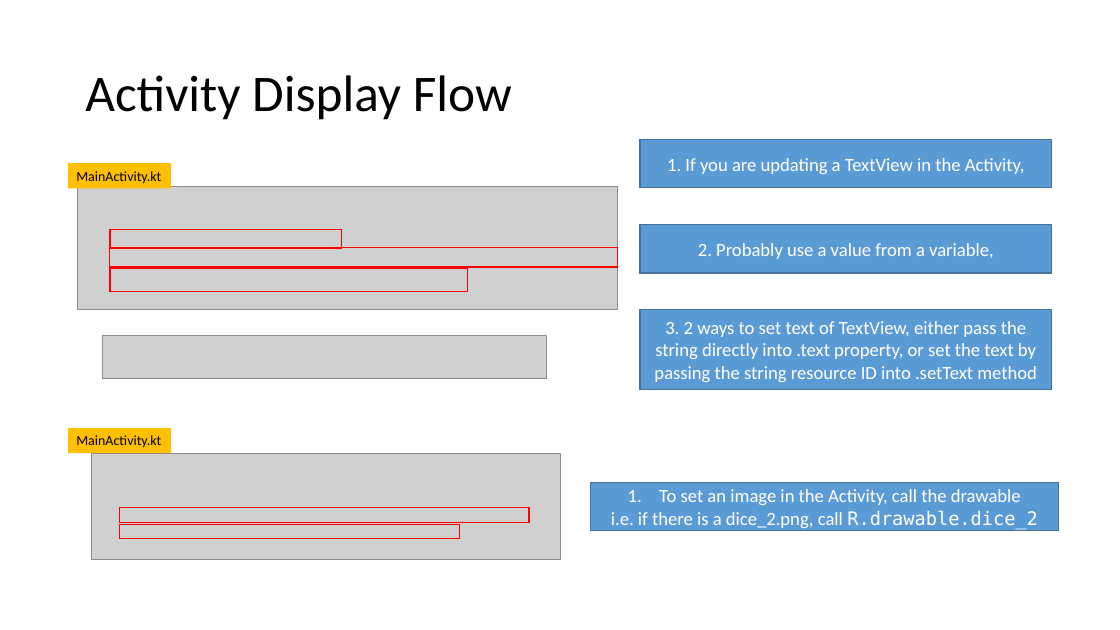
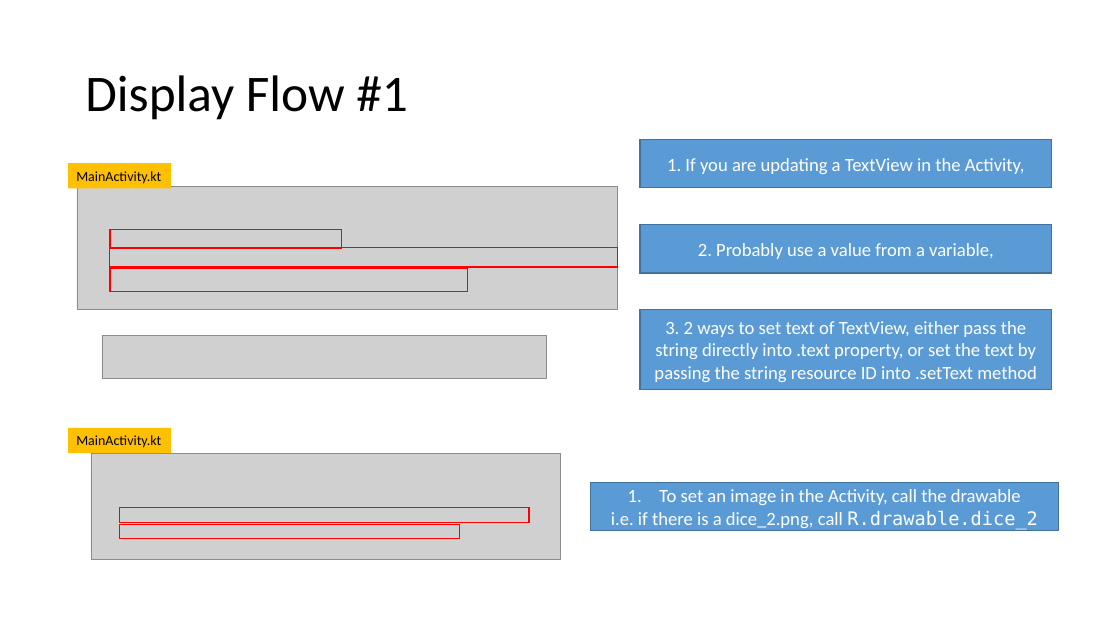
Before and after one commit to joellecorliss/Associate-Android-Developer, a slide deck: slide 31 of Android Basics in Kotlin.pptx (slide 25 before the commit). Drawn at 1120x630 pixels with LibreOffice and Linux fonts; fonts in the diff are those of the drawing; grey boxes stand for pictures. Boxes give left, top, right and bottom in pixels: in the first picture for what was removed or moved away, otherwise in the second. Text is boxed around its words. In the diff, an @@ line names an element or a change of style, - is before the commit and + after.

```diff
--- a/Android Basics in Kotlin.pptx
+++ b/Android Basics in Kotlin.pptx
@@ title at [85, 75, 408, 120]: text changed @@
-Activity Display Flow
+Display Flow #1
```
Also in this commit, not shown: 6 other slides changed, 11 slides added, 1 slide removed.
